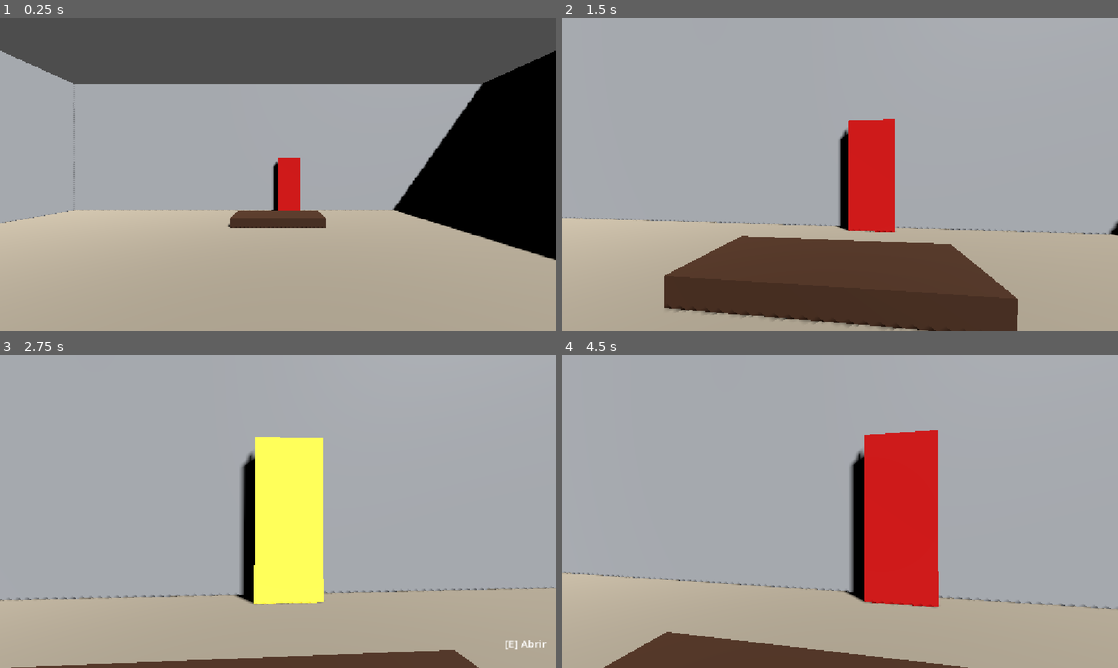
Above: before the commit, frames 1-4 (two rows, left to right).
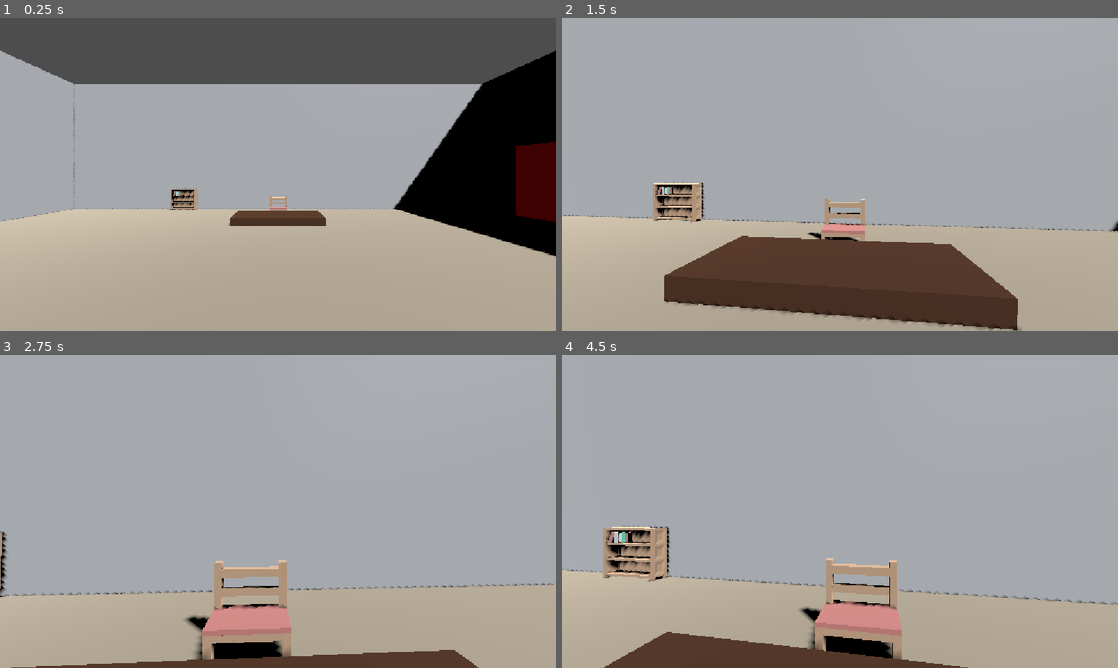
Above: after the commit, the same moments.

Repository: caiodevlab/escape-room-3D
Game: Godot game, scene res://scenes/test_room.tscn
The game is run twice, just before and just after one commit, with the same random seed, the same clock (stepped at 60 frames per second) and the same inputs.
Inputs (mouse positions are in pixels of both pictures, inside the frame that each line leads up to):
- Up to frame 1 (0.25 s): no input
- Up to frame 2 (1.5 s): move the mouse to (867, 174) at 0.52 s; hold E (interact) 0.53-1.28 s; hold W (move_forward) from 0.53 s (still down); move the mouse to (812, 174) at 1.27 s; tap E (interact) at 1.35 s
- Up to frame 3 (2.75 s): keep holding W (move_forward); move the mouse to (289, 505) at 2.02 s; hold E (interact) from 2.03 s (still down)
- Up to frame 4 (4.5 s): keep holding W (move_forward); tap Enter at 2.75, 4.25 s; move the mouse to (834, 517) at 2.77 s; release E (interact) at 2.78 s; tap E (interact) at 2.85, 4.35 s; tap Space at 3.5 s; move the mouse to (878, 514) at 3.52 s; hold E (interact) 3.53-4.28 s; move the mouse to (795, 508) at 4.27 s

The runs differ from the first frame. In frame 1, 3.6% of the frame differs, in the area x 0-100%, y 39-78%; in frame 2, 7.3%; in frame 3, 12%; in frame 4, 14%, in the area x 0-100%, y 24-98%.

Commit message:
replaces

Diff:
--- a/scenes/test_room.tscn
+++ b/scenes/test_room.tscn
@@ -1,8 +1,11 @@
-[gd_scene load_steps=17 format=3 uid="uid://dvjorwjfx81et"]
-
-[ext_resource type="PackedScene" uid="uid://d1c2k3l4m5n6o7" path="res://scenes/player.tscn" id="1_player"]
-[ext_resource type="PackedScene" uid="uid://b1d2o3o4r5s6t7" path="res://scenes/door.tscn" id="2_door"]
+[gd_scene format=3 uid="uid://dvjorwjfx81et"]
+
+[ext_resource type="PackedScene" uid="uid://slumqsci0boy" path="res://scenes/player.tscn" id="1_player"]
+[ext_resource type="PackedScene" uid="uid://cexm8uc0or2hq" path="res://scenes/door.tscn" id="2_door"]
 [ext_resource type="PackedScene" uid="uid://5g3s0bulja67" path="res://scenes/key_item.tscn" id="3_key"]
+[ext_resource type="PackedScene" uid="uid://da2dnp2ipiuj4" path="res://assets/modelos/bookcaseClosedWide.glb" id="4_mous7"]
+[ext_resource type="PackedScene" uid="uid://dkvv7tw41cf5w" path="res://assets/modelos/benchCushion.glb" id="5_sg3ht"]
+[ext_resource type="PackedScene" uid="uid://d4gnxok7ggdxd" path="res://assets/modelos/books.glb" id="6_crnqe"]
 
 [sub_resource type="StandardMaterial3D" id="StandardMaterial3D_floor"]
 albedo_color = Color(0.82, 0.77, 0.68, 1)
@@ -28,93 +31,94 @@
 albedo_color = Color(0.38, 0.24, 0.16, 1)
 roughness = 0.8
 
-[sub_resource type="BoxMesh" id="BoxMesh_desk_teacher"]
-size = Vector3(3, 0.8, 1.2)
-
-[sub_resource type="BoxShape3D" id="BoxShape3D_desk_teacher"]
-size = Vector3(3, 0.8, 1.2)
-
-[sub_resource type="BoxMesh" id="BoxMesh_desk_student"]
-size = Vector3(2.5, 0.8, 1.2)
-
-[sub_resource type="BoxShape3D" id="BoxShape3D_desk_student"]
-size = Vector3(2.5, 0.8, 1.2)
+[sub_resource type="CylinderMesh" id="CylinderMesh_pot"]
+top_radius = 0.3
+bottom_radius = 0.3
+height = 0.5
 
 [sub_resource type="StandardMaterial3D" id="StandardMaterial3D_plant"]
 albedo_color = Color(0.08, 0.42, 0.18, 1)
 roughness = 0.8
 
-[sub_resource type="CylinderMesh" id="CylinderMesh_pot"]
-height = 0.5
-top_radius = 0.3
-bottom_radius = 0.3
-
 [sub_resource type="SphereMesh" id="SphereMesh_plant"]
 radius = 0.42
 height = 0.9
 
-[node name="TestRoom" type="Node3D"]
-
-[node name="Floor" type="StaticBody3D" parent="."]
-
-[node name="MeshInstance3D" type="MeshInstance3D" parent="Floor"]
+[sub_resource type="BoxMesh" id="BoxMesh_desk_teacher"]
+size = Vector3(3, 0.8, 1.2)
+
+[sub_resource type="BoxShape3D" id="BoxShape3D_desk_teacher"]
+size = Vector3(3, 0.8, 1.2)
+
+[sub_resource type="BoxMesh" id="BoxMesh_desk_student"]
+size = Vector3(2.5, 0.8, 1.2)
+
+[sub_resource type="BoxShape3D" id="BoxShape3D_desk_student"]
+size = Vector3(2.5, 0.8, 1.2)
+
+[node name="TestRoom" type="Node3D" unique_id=1477225511]
+
+[node name="Floor" type="StaticBody3D" parent="." unique_id=1474031037]
+
+[node name="MeshInstance3D" type="MeshInstance3D" parent="Floor" unique_id=743613677]
+transform = Transform3D(1, 0, 0, 0, 1, 0, 0, 0, 1, 0.05631447, 0.062301636, -0.0045781136)
 material_override = SubResource("StandardMaterial3D_floor")
 mesh = SubResource("BoxMesh_floor")
 
-[node name="CollisionShape3D" type="CollisionShape3D" parent="Floor"]
+[node name="CollisionShape3D" type="CollisionShape3D" parent="Floor" unique_id=297940504]
 transform = Transform3D(1, 0, 0, 0, 1, 0, 0, 0, 1, 0, 0.1, 0)
 shape = SubResource("BoxShape3D_floor")
 
-[node name="WallFront" type="StaticBody3D" parent="."]
+[node name="WallFront" type="StaticBody3D" parent="." unique_id=1426352533]
 transform = Transform3D(1, 0, 0, 0, 1, 0, 0, 0, 1, 0, 3, -10)
 
-[node name="MeshInstance3D" type="MeshInstance3D" parent="WallFront"]
-material_override = SubResource("StandardMaterial3D_wall")
-mesh = SubResource("BoxMesh_wall")
-
-[node name="CollisionShape3D" type="CollisionShape3D" parent="WallFront"]
-shape = SubResource("BoxShape3D_wall")
-
-[node name="WallBack" type="StaticBody3D" parent="."]
+[node name="MeshInstance3D" type="MeshInstance3D" parent="WallFront" unique_id=230509392]
+material_override = SubResource("StandardMaterial3D_wall")
+mesh = SubResource("BoxMesh_wall")
+
+[node name="CollisionShape3D" type="CollisionShape3D" parent="WallFront" unique_id=58415570]
+shape = SubResource("BoxShape3D_wall")
+
+[node name="WallBack" type="StaticBody3D" parent="." unique_id=1209374682]
 transform = Transform3D(1, 0, 0, 0, 1, 0, 0, 0, 1, 0, 3, 10)
 
-[node name="MeshInstance3D" type="MeshInstance3D" parent="WallBack"]
-material_override = SubResource("StandardMaterial3D_wall")
-mesh = SubResource("BoxMesh_wall")
-
-[node name="CollisionShape3D" type="CollisionShape3D" parent="WallBack"]
-shape = SubResource("BoxShape3D_wall")
-
-[node name="WallLeft" type="StaticBody3D" parent="."]
+[node name="MeshInstance3D" type="MeshInstance3D" parent="WallBack" unique_id=1006015119]
+material_override = SubResource("StandardMaterial3D_wall")
+mesh = SubResource("BoxMesh_wall")
+
+[node name="CollisionShape3D" type="CollisionShape3D" parent="WallBack" unique_id=62726463]
+shape = SubResource("BoxShape3D_wall")
+
+[node name="WallLeft" type="StaticBody3D" parent="." unique_id=601143780]
 transform = Transform3D(-4.37114e-08, 0, 1, 0, 1, 0, -1, 0, -4.37114e-08, -10, 3, 0)
 
-[node name="MeshInstance3D" type="MeshInstance3D" parent="WallLeft"]
-material_override = SubResource("StandardMaterial3D_wall")
-mesh = SubResource("BoxMesh_wall")
-
-[node name="CollisionShape3D" type="CollisionShape3D" parent="WallLeft"]
-shape = SubResource("BoxShape3D_wall")
-
-[node name="WallRight" type="StaticBody3D" parent="."]
+[node name="MeshInstance3D" type="MeshInstance3D" parent="WallLeft" unique_id=596898743]
+material_override = SubResource("StandardMaterial3D_wall")
+mesh = SubResource("BoxMesh_wall")
+
+[node name="CollisionShape3D" type="CollisionShape3D" parent="WallLeft" unique_id=648423362]
+shape = SubResource("BoxShape3D_wall")
+
+[node name="WallRight" type="StaticBody3D" parent="." unique_id=1366341249]
 transform = Transform3D(-4.37114e-08, 0, 1, 0, 1, 0, -1, 0, -4.37114e-08, 10, 3, 0)
 
-[node name="MeshInstance3D" type="MeshInstance3D" parent="WallRight"]
-material_override = SubResource("StandardMaterial3D_wall")
-mesh = SubResource("BoxMesh_wall")
-
-[node name="CollisionShape3D" type="CollisionShape3D" parent="WallRight"]
-shape = SubResource("BoxShape3D_wall")
-
-[node name="DirectionalLight3D" type="DirectionalLight3D" parent="."]
+[node name="MeshInstance3D" type="MeshInstance3D" parent="WallRight" unique_id=567695494]
+material_override = SubResource("StandardMaterial3D_wall")
+mesh = SubResource("BoxMesh_wall")
+
+[node name="CollisionShape3D" type="CollisionShape3D" parent="WallRight" unique_id=212629282]
+shape = SubResource("BoxShape3D_wall")
+
+[node name="DirectionalLight3D" type="DirectionalLight3D" parent="." unique_id=194601781]
 transform = Transform3D(0.707107, -0.5, 0.5, 0, 0.707107, 0.707107, -0.707107, -0.5, 0.5, 0, 10, 0)
+light_energy = 0.9
 shadow_enabled = true
-light_energy = 0.9
-
-[node name="Player" parent="." instance=ExtResource("1_player")]
+
+[node name="Player" parent="." unique_id=63544265 instance=ExtResource("1_player")]
 transform = Transform3D(1, 0, 0, 0, 1, 0, 0, 0, 1, 0, 0.5, 0)
 
-[node name="DoorMain" parent="." instance=ExtResource("2_door")]
-transform = Transform3D(1, 0, 0, 0, 1, 0, 0, 0, 1, 0, 0, -9.2)
+[node name="DoorMain" parent="." unique_id=923836387 instance=ExtResource("2_door")]
+transform = Transform3D(-0.0039652274, -2.4284937e-11, -1.2963121, -0.008293537, 1.0906769, 2.531714e-05, 1.2976038, 0.006970979, -0.003961119, 9.45526, 0.16227508, -8.063578)
 state = 2
 interaction_type = 3
 required_key_id = "school_key"
@@ -122,69 +126,78 @@
 challenge_question = "Qual é a soma de 2 + 2?"
 challenge_answer = "4"
 
-[node name="KeyItem" parent="." instance=ExtResource("3_key")]
-transform = Transform3D(1, 0, 0, 0, 1, 0, 0, 0, 1, -6, 0.5, 3)
-
-[node name="PlantLeft" type="StaticBody3D" parent="."]
+[node name="KeyItem" parent="." unique_id=1183647847 instance=ExtResource("3_key")]
+transform = Transform3D(1, 0, 0, 0, 0.9981736, 0.06856391, 0, -0.063878864, 1.0713826, -5.0457077, -0.55212784, 0.94575715)
+
+[node name="PlantLeft" type="StaticBody3D" parent="." unique_id=1926648209]
 transform = Transform3D(1, 0, 0, 0, 1, 0, 0, 0, 1, -8.5, 0.2, 7)
 
-[node name="PotMesh" type="MeshInstance3D" parent="PlantLeft"]
+[node name="PotMesh" type="MeshInstance3D" parent="PlantLeft" unique_id=1453177296]
 material_override = SubResource("StandardMaterial3D_darkwood")
 mesh = SubResource("CylinderMesh_pot")
 
-[node name="LeafMesh" type="MeshInstance3D" parent="PlantLeft"]
+[node name="LeafMesh" type="MeshInstance3D" parent="PlantLeft" unique_id=1373088952]
 transform = Transform3D(1, 0, 0, 0, 1, 0, 0, 0, 1, 0, 0.55, 0)
 material_override = SubResource("StandardMaterial3D_plant")
 mesh = SubResource("SphereMesh_plant")
 
-[node name="PlantRight" type="StaticBody3D" parent="."]
+[node name="PlantRight" type="StaticBody3D" parent="." unique_id=245741559]
 transform = Transform3D(1, 0, 0, 0, 1, 0, 0, 0, 1, 8.5, 0.2, 7)
 
-[node name="PotMesh" type="MeshInstance3D" parent="PlantRight"]
+[node name="PotMesh" type="MeshInstance3D" parent="PlantRight" unique_id=1157761608]
 material_override = SubResource("StandardMaterial3D_darkwood")
 mesh = SubResource("CylinderMesh_pot")
 
-[node name="LeafMesh" type="MeshInstance3D" parent="PlantRight"]
+[node name="LeafMesh" type="MeshInstance3D" parent="PlantRight" unique_id=1333265853]
 transform = Transform3D(1, 0, 0, 0, 1, 0, 0, 0, 1, 0, 0.55, 0)
 material_override = SubResource("StandardMaterial3D_plant")
 mesh = SubResource("SphereMesh_plant")
 
-[node name="DeskTeacher" type="StaticBody3D" parent="."]
+[node name="DeskTeacher" type="StaticBody3D" parent="." unique_id=277375896]
 transform = Transform3D(1, 0, 0, 0, 1, 0, 0, 0, 1, 0, 0, -7)
 
-[node name="DeskMesh" type="MeshInstance3D" parent="DeskTeacher"]
+[node name="DeskMesh" type="MeshInstance3D" parent="DeskTeacher" unique_id=562368343]
 material_override = SubResource("StandardMaterial3D_darkwood")
 mesh = SubResource("BoxMesh_desk_teacher")
 
-[node name="DeskCollision" type="CollisionShape3D" parent="DeskTeacher"]
+[node name="DeskCollision" type="CollisionShape3D" parent="DeskTeacher" unique_id=800509675]
 shape = SubResource("BoxShape3D_desk_teacher")
 
-[node name="DeskStudent1" type="StaticBody3D" parent="."]
+[node name="DeskStudent1" type="StaticBody3D" parent="." unique_id=761580324]
 transform = Transform3D(1, 0, 0, 0, 1, 0, 0, 0, 1, -4, 0, 1)
 
-[node name="DeskMesh" type="MeshInstance3D" parent="DeskStudent1"]
+[node name="DeskMesh" type="MeshInstance3D" parent="DeskStudent1" unique_id=25867769]
 material_override = SubResource("StandardMaterial3D_darkwood")
 mesh = SubResource("BoxMesh_desk_student")
 
-[node name="DeskCollision" type="CollisionShape3D" parent="DeskStudent1"]
+[node name="DeskCollision" type="CollisionShape3D" parent="DeskStudent1" unique_id=1812649347]
 shape = SubResource("BoxShape3D_desk_student")
 
-[node name="DeskStudent2" type="StaticBody3D" parent="."]
+[node name="DeskStudent2" type="StaticBody3D" parent="." unique_id=438622482]
 transform = Transform3D(1, 0, 0, 0, 1, 0, 0, 0, 1, 0, 0, 1)
 
-[node name="DeskMesh" type="MeshInstance3D" parent="DeskStudent2"]
+[node name="DeskMesh" type="MeshInstance3D" parent="DeskStudent2" unique_id=1666333302]
 material_override = SubResource("StandardMaterial3D_darkwood")
 mesh = SubResource("BoxMesh_desk_student")
 
-[node name="DeskCollision" type="CollisionShape3D" parent="DeskStudent2"]
+[node name="DeskCollision" type="CollisionShape3D" parent="DeskStudent2" unique_id=1598517666]
 shape = SubResource("BoxShape3D_desk_student")
 
-[node name="DeskStudent3" type="StaticBody3D" parent="."]
+[node name="DeskStudent3" type="StaticBody3D" parent="." unique_id=985905478]
 transform = Transform3D(1, 0, 0, 0, 1, 0, 0, 0, 1, 4, 0, 1)
 
-[node name="DeskMesh" type="MeshInstance3D" parent="DeskStudent3"]
+[node name="DeskMesh" type="MeshInstance3D" parent="DeskStudent3" unique_id=895857733]
 material_override = SubResource("StandardMaterial3D_darkwood")
 mesh = SubResource("BoxMesh_desk_student")
 
-[node name="DeskCollision" type="CollisionShape3D" parent="DeskStudent3"]
+[node name="DeskCollision" type="CollisionShape3D" parent="DeskStudent3" unique_id=562206293]
 shape = SubResource("BoxShape3D_desk_student")
+
+[node name="bookcaseClosedWide" parent="DeskStudent3" unique_id=1292440874 instance=ExtResource("4_mous7")]
+transform = Transform3D(1.3984972, 0, 0, 0, 1.1802531, 0, 0, 0, 1, -8.849374, 0.16563272, -10.204421)
+
+[node name="benchCushion" parent="DeskStudent3" unique_id=1494078273 instance=ExtResource("5_sg3ht")]
+transform = Transform3D(1.71612, 0, 0, 0, 1.9644164, 0, 0, 0, 2.2526262, -4.3232727, 0, -8.815657)
+
+[node name="books" parent="DeskStudent3/benchCushion" unique_id=1582978414 instance=ExtResource("6_crnqe")]
+transform = Transform3D(0.8362735, 0, 0.5483126, 0, 0.9650107, 0, -0.54831266, 0, 0.8362741, -2.5525281, 0.41727316, -0.5975766)
